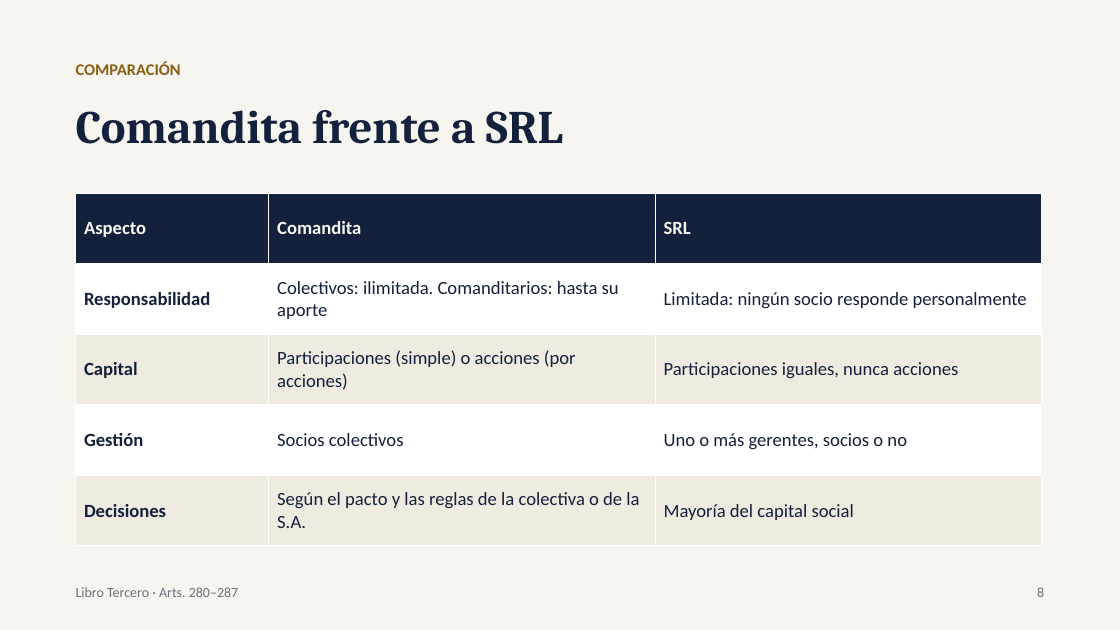
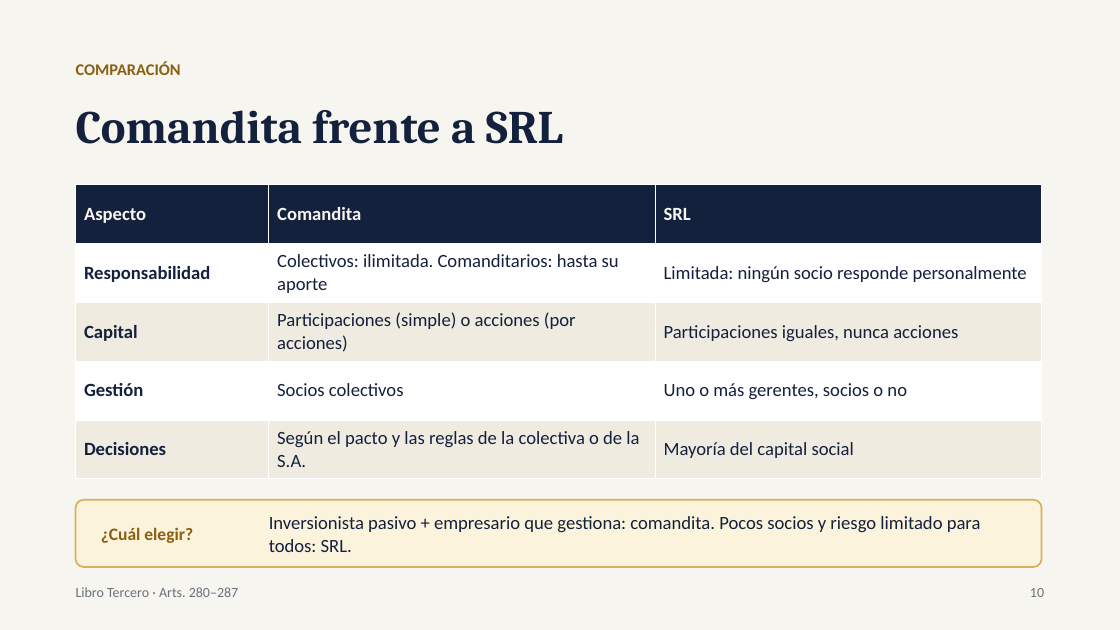
Before and after one commit to chicoma1998-ux/Eh-cloude, a slide deck: slide 10 of Comandita_y_SRL_Exposicion.pptx (slide 8 before the commit). Drawn at 1120x630 pixels with LibreOffice and Linux fonts; fonts in the diff are those of the drawing. Boxes give left, top, right and bottom in pixels: in the first picture for what was removed or moved away, otherwise in the second. Text is boxed around its words. In the diff, an @@ line names an element or a change of style, - is before the commit and + after.

```diff
--- a/Comandita_y_SRL_Exposicion.pptx
+++ b/Comandita_y_SRL_Exposicion.pptx
@@ table: place and size @@
-table at [76, 193, 1042, 546]
+table at [76, 185, 1042, 479]
@@ rounded rectangle added at [76, 500, 1042, 567], fill #FBF3DC, outline #D9B15A 1.5 pt @@
@@ text added at [101, 527, 193, 543], 15 pt, text #8A5F12, bold @@
+¿Cuál elegir?
@@ text added at [269, 516, 981, 552], 16 pt, text #14213D @@
+Inversionista pasivo + empresario que gestiona: comandita. Pocos socios y riesgo limitado para todos: SRL.
@@ text at [1030, 588, 1044, 597]: text changed @@
-8
+10
```
Also in this commit, not shown: 7 other slides changed, 3 slides added.
